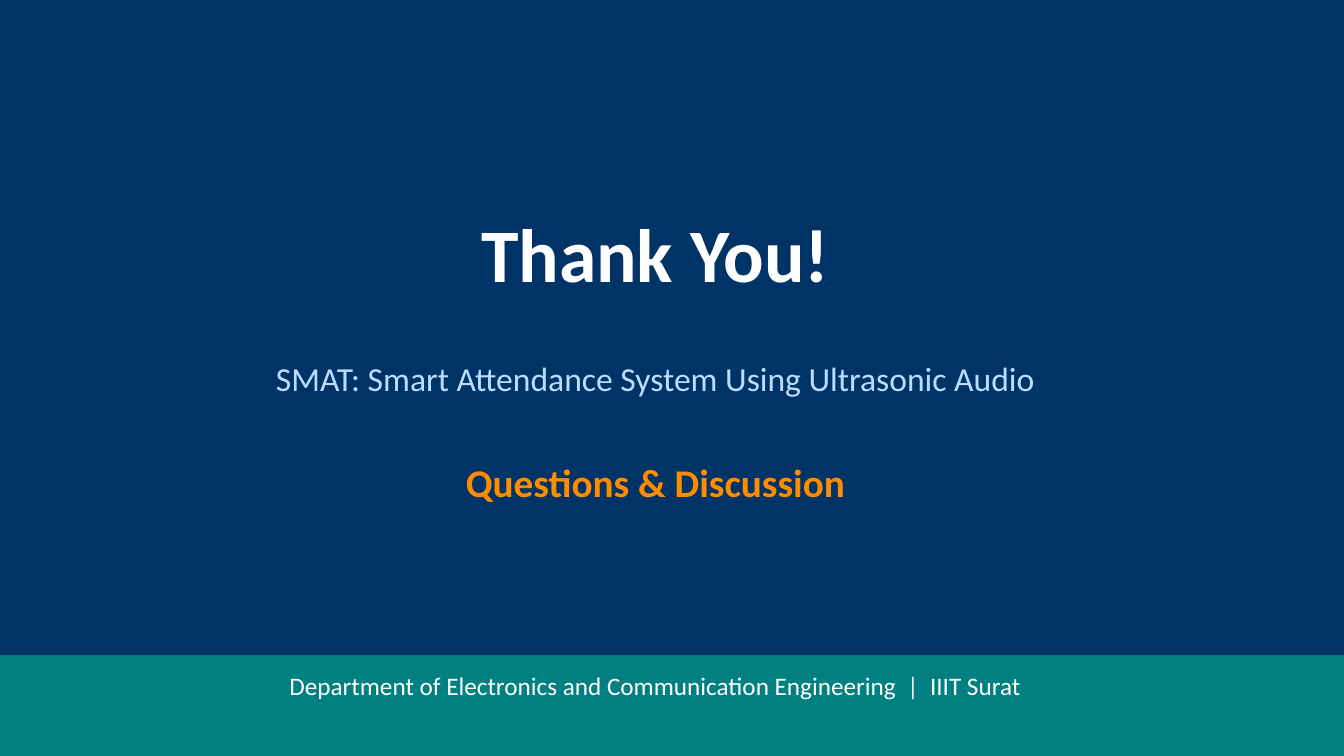
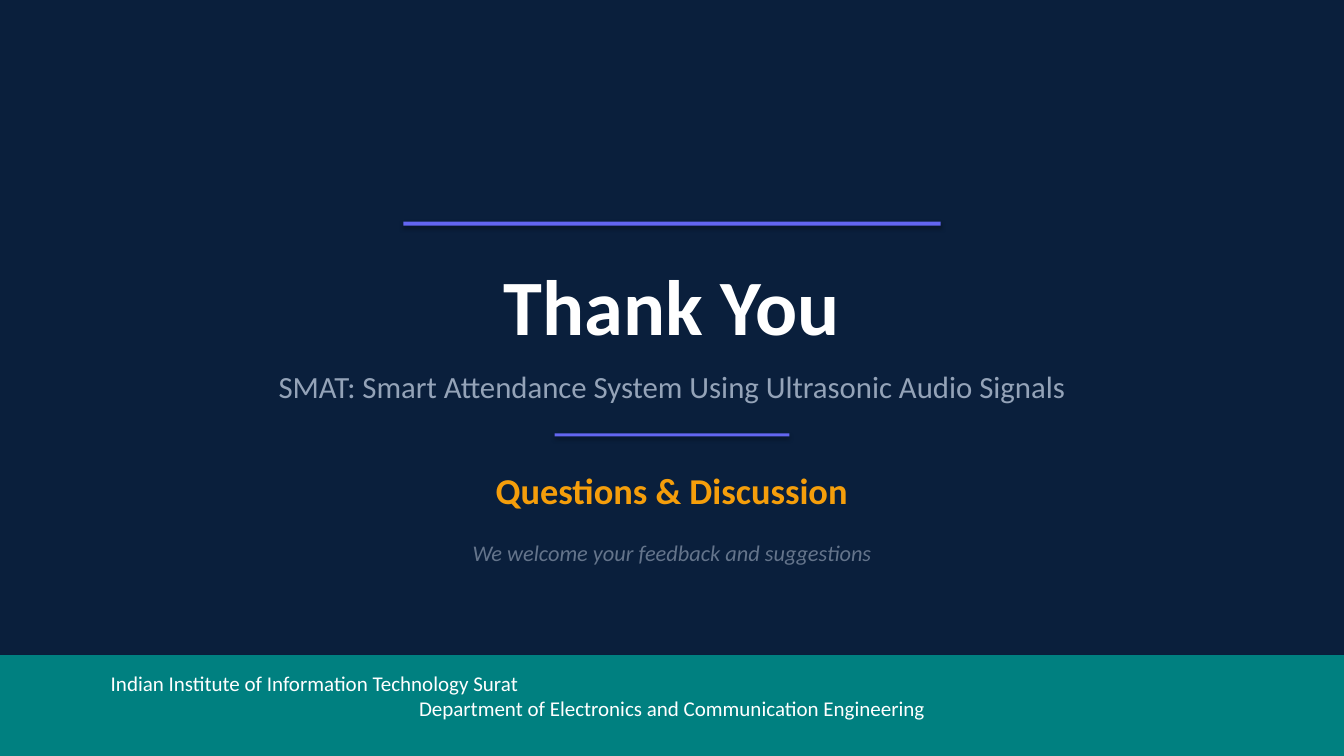
Before and after one commit to CHIRAGKUMAR1718/Smart-Attendance, a slide deck: slide 20 of SMAT_Attendance_Presentation.pptx (slide 15 before the commit). Drawn at 1344x756 pixels with LibreOffice and Linux fonts; fonts in the diff are those of the drawing. Boxes give left, top, right and bottom in pixels: in the first picture for what was removed or moved away, otherwise in the second. Text is boxed around its words. In the diff, an @@ line names an element or a change of style, - is before the commit and + after.

```diff
--- a/SMAT_Attendance_Presentation.pptx
+++ b/SMAT_Attendance_Presentation.pptx
@@ background #FFFFFF to #0A1F3C @@
@@ rectangle removed at box(0, 0, 1344, 756) @@
@@ rectangle added at box(403, 222, 941, 226), fill #6366F1 @@
@@ text at box(504, 280, 840, 336): text changed; size 54 to 56 pt @@
-Thank You!
+Thank You
@@ text at box(279, 376, 1065, 403): text changed; size 24 to 22 pt; text colour #BBDDFF to #94A3B8 @@
-SMAT: Smart Attendance System Using Ultrasonic Audio
+SMAT: Smart Attendance System Using Ultrasonic Audio Signals
@@ rectangle added at box(555, 434, 789, 437), fill #6366F1 @@
@@ text "Questions & Discussion": place and size @@
-text "Questions & Discussion" at box(466, 469, 845, 502)
+text "Questions & Discussion" at box(496, 478, 847, 509)
@@ text "Questions & Discussion" at box(496, 478, 847, 509): size 28 to 26 pt, text colour #FF8C00 to #F59E0B @@
@@ text added at box(473, 545, 871, 565), 16 pt, text #64748B, italic @@
+We welcome your feedback and suggestions
@@ text at box(111, 676, 924, 720): text changed; size 18 to 15 pt @@
-Department of Electronics and Communication Engineering | IIIT Surat
+Indian Institute of Information Technology Surat
+Department of Electronics and Communication Engineering
```
Also in this commit, not shown: 5 other slides changed, 14 slides added, 9 slides removed, 2 other files.
